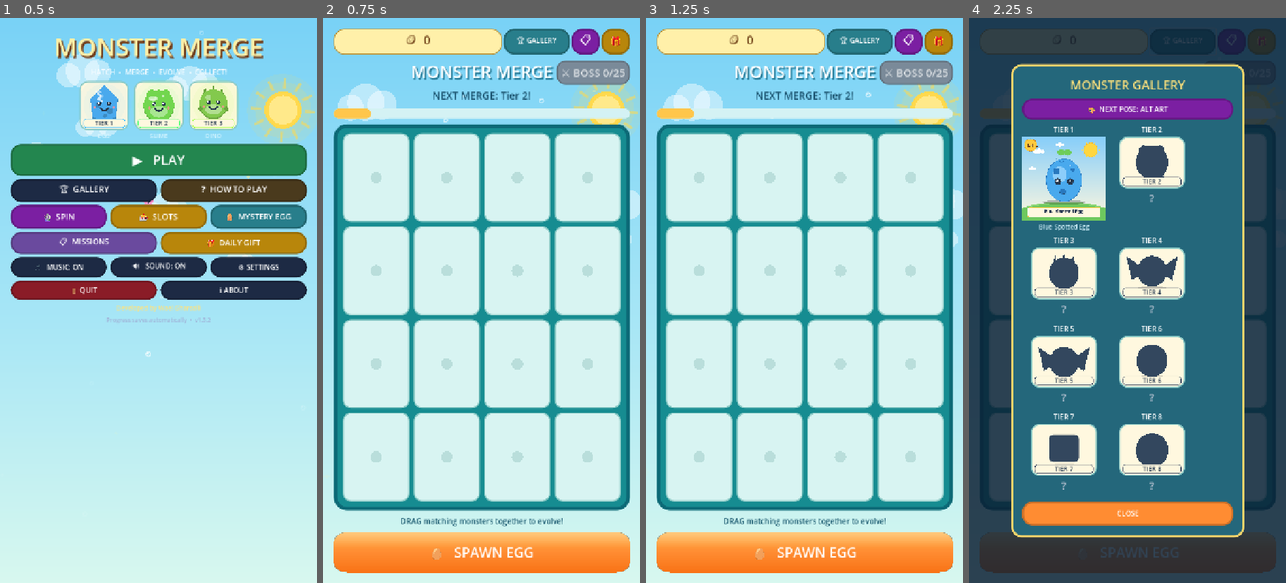
Above: before the commit, frames 1-4 (left to right).
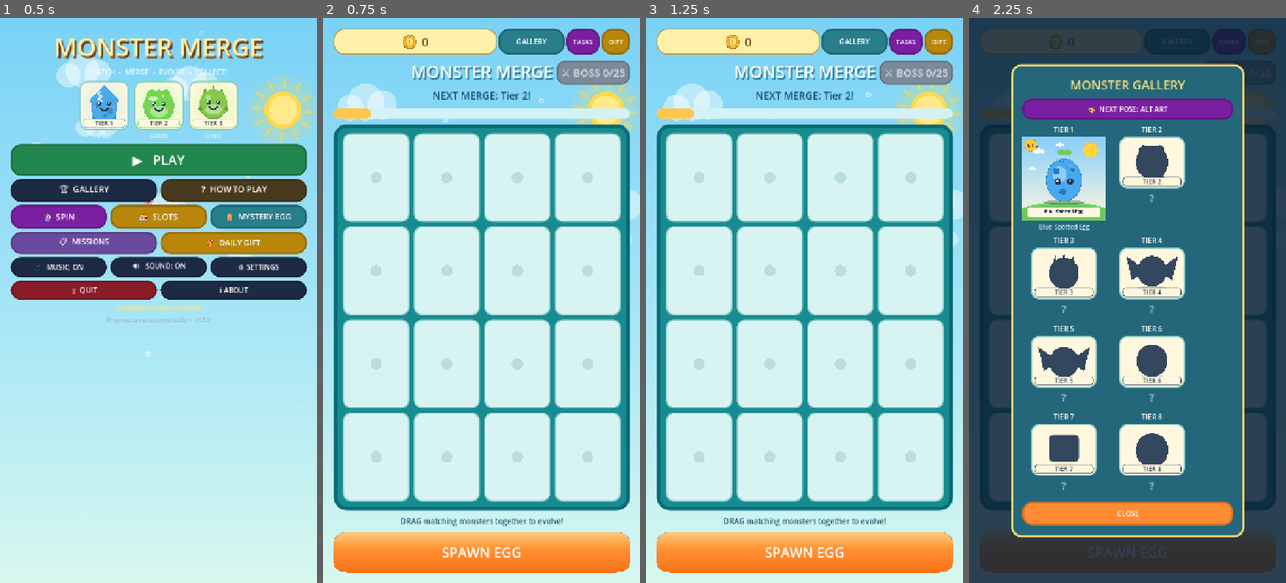
Above: after the commit, the same moments.

Repository: Gass-OS/Monster-Merge
Game: Godot game, scene res://scenes/Main.tscn
Same seed, same stepped clock (60 frames per second), same inputs: the game is played once before the commit and once after it.
Inputs (mouse positions are in pixels of both pictures, inside the frame that each line leads up to):
- Up to frame 1 (0.5 s): no input
- Up to frame 2 (0.75 s): click "▶ PLAY" at 0.5 s
- Up to frame 3 (1.25 s): no input
- Up to frame 4 (2.25 s): click "🏆 GALLERY" (after the commit: "GALLERY") at 1.25 s; click (1228, 40) at 2 s, where only the run after the commit has a clickable "TASKS"

Frame 1 is identical in both runs. In frame 2, 1.1% of the frame differs, in the area x 25-95%, y 1-96%; in frame 3, 1.1%; in frame 4, 0.3%.

Commit message:
Add Shadow Night theme, PNG art support, drawn coin icon

Diff:
--- /dev/null
+++ b/scripts/art_loader.gd
@@ -0,0 +1,26 @@
+extends RefCounted
+class_name ArtLoader
+
+## Optional PNG art. If a file is missing the game falls back to the
+## procedural (code-drawn) art, so the build never breaks.
+##   res://art/monsters/tier_1.png ... tier_8.png
+##   res://art/bosses/boss_1.png ... boss_5.png
+
+static var _cache: Dictionary = {}
+
+static func monster(tier: int) -> Texture2D:
+	return _load("res://art/monsters/tier_%d.png" % tier)
+
+static func boss(level: int) -> Texture2D:
+	return _load("res://art/bosses/boss_%d.png" % (((level - 1) % 5) + 1))
+
+static func _load(path: String) -> Texture2D:
+	if _cache.has(path):
+		return _cache[path]
+	var tex: Texture2D = null
+	if ResourceLoader.exists(path):
+		var res = load(path)
+		if res is Texture2D:
+			tex = res
+	_cache[path] = tex
+	return tex
--- a/scripts/background_fx.gd
+++ b/scripts/background_fx.gd
@@ -23,7 +23,7 @@
 ##   a hot-air balloon drifting across the sky (loops), 2-3 butterflies
 ##   fluttering on sine paths. Both run in every theme.
 
-const THEME_NAMES := ["sunny", "sunset", "night", "candy"]
+const THEME_NAMES := ["sunny", "sunset", "night", "candy", "shadow"]
 
 var current_theme: String = "sunny"
 
@@ -43,6 +43,7 @@
 var _sparkle_color := Color(1.0, 0.95, 0.6)
 var _accent := Color("#168c91")
 var _is_night := false
+var _is_shadow := false
 # Attractions.
 var _balloon := {"pos": Vector2(-90.0, 170.0), "speed": 11.0}
 var _butterflies: Array = []
@@ -97,6 +98,7 @@
 
 func _apply_palette(name: String) -> void:
 	_is_night = false
+	_is_shadow = false
 	match name:
 		"sunset":
 			_sky_top = Color("#ff8c5a")
@@ -121,6 +123,19 @@
 			_cloud_color = Color(0.56, 0.69, 0.88, 0.28)
 			_sparkle_color = Color(1.0, 0.95, 0.6)
 			_accent = Color("#3b6fd4")
+		"shadow":
+			# Dark-fantasy night: near-black sky, blood moon, fog, rising embers.
+			_is_shadow = true
+			_sky_top = Color("#04050b")
+			_sky_mid = Color("#0f1a35")
+			_sky_bottom = Color("#220d18")
+			_sun_color = Color("#e9d7d0")
+			_sun_core = Color("#f3e6e0")
+			_sun_pos = Vector2(642.0, 208.0)
+			_sun_radius = 40.0
+			_cloud_color = Color(0.45, 0.52, 0.75, 0.07)
+			_sparkle_color = Color(1.0, 0.55, 0.2)
+			_accent = Color("#7a5a22")
 		"candy":
 			_sky_top = Color("#ffb3e6")
 			_sky_mid = Color("#d9a7ff")
@@ -207,6 +222,12 @@
 func _draw() -> void:
 	if _gradient != null:
 		draw_texture_rect(_gradient, Rect2(Vector2.ZERO, size), false)
+	if _is_shadow:
+		_draw_shadow_moon()
+		_draw_clouds()
+		_draw_sparkles()
+		_draw_vignette()
+		return
 	if _is_night:
 		_draw_moon()
 	else:
@@ -247,6 +268,34 @@
 	draw_circle(c + Vector2(-r * 0.55, r * 0.25), r * 0.12, Color(1.0, 0.6, 0.65, 0.6))
 	draw_circle(c + Vector2(r * 0.55, r * 0.25), r * 0.12, Color(1.0, 0.6, 0.65, 0.6))
 
+func _draw_shadow_moon() -> void:
+	# Blood moon with a slow pulsing halo, same spot as the sun.
+	var c := Vector2(size.x - 78.0, _sun_pos.y)
+	var r := _sun_radius
+	var pulse := 0.02 * sin(_time * 1.2)
+	draw_circle(c, r * 2.6, Color(0.85, 0.15, 0.2, 0.06 + pulse))
+	draw_circle(c, r * 1.95, Color(0.9, 0.3, 0.3, 0.09 + pulse))
+	draw_circle(c, r * 1.45, Color(0.95, 0.5, 0.45, 0.12))
+	draw_circle(c, r, _sun_color)
+	draw_circle(c + Vector2(-r * 0.28, -r * 0.2), r * 0.21, Color("#cdb7b3"))
+	draw_circle(c + Vector2(r * 0.3, r * 0.25), r * 0.15, Color("#cdb7b3"))
+	draw_circle(c + Vector2(r * 0.15, -r * 0.38), r * 0.1, Color("#d8c3be"))
+
+func _draw_vignette() -> void:
+	var w := size.x
+	var h := size.y
+	var d := 200.0
+	var dark := Color(0, 0, 0, 0.7)
+	var clear := Color(0, 0, 0, 0)
+	draw_polygon(PackedVector2Array([Vector2(0, 0), Vector2(w, 0), Vector2(w, d), Vector2(0, d)]),
+		PackedColorArray([dark, dark, clear, clear]))
+	draw_polygon(PackedVector2Array([Vector2(0, h - d), Vector2(w, h - d), Vector2(w, h), Vector2(0, h)]),
+		PackedColorArray([clear, clear, dark, dark]))
+	draw_polygon(PackedVector2Array([Vector2(0, 0), Vector2(d, 0), Vector2(d, h), Vector2(0, h)]),
+		PackedColorArray([dark, clear, clear, dark]))
+	draw_polygon(PackedVector2Array([Vector2(w - d, 0), Vector2(w, 0), Vector2(w, h), Vector2(w - d, h)]),
+		PackedColorArray([clear, dark, dark, clear]))
+
 func _draw_clouds() -> void:
 	for cloud in _clouds:
 		var pos: Vector2 = cloud["pos"]
@@ -305,7 +354,15 @@
 		var alpha := 0.35 + 0.3 * sin(_time * 2.0 + float(sp["phase"]))
 		var pos := Vector2(base.x + sin(_time * 0.8 + float(sp["phase"])) * float(sp["sway"]), base.y)
 		var r: float = sp["size"]
-		if _is_night:
+		if _is_shadow:
+			# Dim stars; the rest are orange embers rising off the ground.
+			if bool(sp["star"]):
+				_draw_star(pos, r * 1.2, Color(0.8, 0.88, 1.0, alpha * 0.8))
+			else:
+				var flicker := 0.5 + 0.5 * sin(_time * 5.0 + float(sp["phase"]))
+				draw_circle(pos, r * 2.4, Color(1.0, 0.4, 0.1, 0.07 + 0.05 * flicker))
+				draw_circle(pos, r * 0.8, Color(1.0, 0.55 + 0.25 * flicker, 0.18, 0.5 + 0.4 * flicker))
+		elif _is_night:
 			# Stars twinkle; the rest are warm fireflies glowing softly.
 			if bool(sp["star"]):
 				_draw_star(pos, r * 1.6, Color(1.0, 0.98, 0.8, alpha + 0.25))
--- /dev/null
+++ b/scripts/coin_icon.gd
@@ -0,0 +1,20 @@
+extends Control
+class_name CoinIcon
+
+## Drawn gold coin (emoji do not render on many Android phones).
+
+func _ready() -> void:
+	mouse_filter = Control.MOUSE_FILTER_IGNORE
+	if custom_minimum_size == Vector2.ZERO:
+		custom_minimum_size = Vector2(32, 32)
+
+func _draw() -> void:
+	var c := size * 0.5
+	var r := minf(size.x, size.y) * 0.46
+	draw_circle(c + Vector2(0, r * 0.08), r, Color("#8a5410"))
+	draw_circle(c, r, Color("#c98716"))
+	draw_circle(c, r * 0.86, Color("#ffcf3d"))
+	draw_circle(c, r * 0.62, Color("#ffe27b"))
+	draw_arc(c, r * 0.62, 0.0, TAU, 24, Color("#d99a1e"), maxf(1.5, r * 0.08), true)
+	draw_rect(Rect2(c + Vector2(-r * 0.07, -r * 0.34), Vector2(r * 0.14, r * 0.68)), Color("#c98716"))
+	draw_circle(c + Vector2(-r * 0.4, -r * 0.45), r * 0.12, Color(1, 1, 1, 0.55))
--- a/scripts/monster_tile.gd
+++ b/scripts/monster_tile.gd
@@ -20,6 +20,9 @@
 	Color("#ffcc33"), Color("#7ff6ff"), Color("#5ad0ff"), Color("#c06bff")
 ]
 
+# Shadow (dark-fantasy) theme switch, set by the UI manager on theme change.
+static var shadow_theme: bool = false
+var _shadow_acc: float = 0.0
 var tile_index: int = -1
 var tier: int = 0
 var silhouette_mode: bool = false
@@ -67,7 +70,14 @@
 	# Idle bob + blink need a redraw while a monster is shown; empty tiles
 	# and highlight-only frames are the only ones that can skip it.
 	if tier > 0:
-		queue_redraw()
+		if shadow_theme:
+			# The rim-light passes are heavier: redraw the dark theme at 20 fps.
+			_shadow_acc += delta
+			if _shadow_acc >= 0.05:
+				_shadow_acc = 0.0
+				queue_redraw()
+		else:
+			queue_redraw()
 	elif _selected or _match_highlight or _drop_highlight:
 		queue_redraw()
 
@@ -206,39 +216,73 @@
 	var rect := Rect2(Vector2.ZERO, size)
 	var was_sil := silhouette_mode
 	var gc := _glow_color()
+	var dark := shadow_theme
 	var panel := StyleBoxFlat.new()
-	panel.bg_color = Color("#d8f4f2") if tier == 0 else Color("#fff8df")
-	panel.border_color = Color("#8ac9c5")
+	if dark:
+		panel.bg_color = Color("#0b0f17") if tier == 0 else Color("#121826")
+		panel.border_color = Color("#222b3d") if tier == 0 else gc.darkened(0.35)
+		if tier > 0 and not was_sil:
+			panel.shadow_color = Color(gc, 0.28)
+			panel.shadow_size = 7
+	else:
+		panel.bg_color = Color("#d8f4f2") if tier == 0 else Color("#fff8df")
+		panel.border_color = Color("#8ac9c5")
 	panel.set_border_width_all(3)
 	panel.set_corner_radius_all(18)
 	draw_style_box(panel, rect)
 	if tier == 0:
-		draw_circle(size * 0.5, 13.0, Color("#b9dedb"))
+		draw_circle(size * 0.5, 13.0, Color("#2a3550") if dark else Color("#b9dedb"))
 		_draw_highlights(gc)
 		return
 	var center := Vector2(size.x * 0.5, size.y * 0.47 + _bob_offset())
 	var s := minf(size.x, size.y) * 0.31
-	# Soft coloured aura behind the creature (kept from v2, subtle and light).
+	# Soft coloured aura behind the creature.
 	if not was_sil:
 		for i in range(4):
 			draw_circle(center, s * (1.75 - float(i) * 0.38), Color(gc, 0.045 + 0.008 * float(tier)))
-	# Soft ground shadow (kept from v2, lightened for the bright theme).
+	# Soft ground shadow (stronger on the dark theme).
 	draw_set_transform(center + Vector2(0, s * 1.2), 0.0, Vector2(1.0, 0.28))
-	draw_circle(Vector2.ZERO, s, Color(0, 0, 0, 0.15))
+	draw_circle(Vector2.ZERO, s, Color(0, 0, 0, 0.55 if dark else 0.15))
 	draw_set_transform(Vector2.ZERO, 0.0, Vector2.ONE)
-	var body_color: Color = SILHOUETTE_COLOR if was_sil else PALETTE[tier - 1]
-	_draw_creature(center, body_color)
-	# Tier plate (kept from v2, recolored bright: cream plate, glow border,
-	# dark navy text).
+	var tex := ArtLoader.monster(tier)
+	if tex != null:
+		_draw_art(tex, center, gc, was_sil)
+	elif dark and not was_sil:
+		# Rim light: flat glow-coloured silhouettes first, then the dark body.
+		silhouette_mode = true
+		_draw_creature(center + Vector2(-3.0, -3.0), Color(gc, 0.95))
+		_draw_creature(center + Vector2(2.5, 3.0), Color(gc.darkened(0.45), 0.55))
+		silhouette_mode = false
+		var dark_body: Color = PALETTE[tier - 1].darkened(0.55)
+		_draw_creature(center, dark_body)
+	else:
+		var body_color: Color = SILHOUETTE_COLOR if was_sil else PALETTE[tier - 1]
+		_draw_creature(center, body_color)
+	# Tier plate.
 	var font := ThemeDB.fallback_font
 	var plate := StyleBoxFlat.new()
-	plate.bg_color = Color("#fff8df")
-	plate.border_color = gc
+	plate.bg_color = Color("#080b12") if dark else Color("#fff8df")
+	plate.border_color = gc.darkened(0.3) if dark else gc
 	plate.set_border_width_all(1)
 	plate.set_corner_radius_all(6)
 	draw_style_box(plate, Rect2(8, size.y - 26, size.x - 16, 20))
-	draw_string(font, Vector2(8, size.y - 11), "TIER %d" % tier, HORIZONTAL_ALIGNMENT_CENTER, size.x - 16, 14, Color("#273b52"))
+	var plate_text: Color = gc.lightened(0.25) if dark else Color("#273b52")
+	draw_string(font, Vector2(8, size.y - 11), "TIER %d" % tier, HORIZONTAL_ALIGNMENT_CENTER, size.x - 16, 14, plate_text)
 	_draw_highlights(gc)
+
+## Real PNG art (res://art/monsters/tier_N.png). Falls back to the drawn
+## creature when the file is missing, see ArtLoader.
+func _draw_art(tex: Texture2D, center: Vector2, gc: Color, was_sil: bool) -> void:
+	var ts := tex.get_size()
+	var sc := (minf(size.x, size.y) * 0.8) / maxf(ts.x, ts.y)
+	var dst := ts * sc
+	var art_rect := Rect2(center - dst * 0.5, dst)
+	if was_sil:
+		draw_texture_rect(tex, art_rect, false, SILHOUETTE_COLOR)
+		return
+	if shadow_theme:
+		draw_texture_rect(tex, Rect2(art_rect.position + Vector2(-2.5, -2.5), dst), false, Color(gc, 0.75))
+	draw_texture_rect(tex, art_rect, false, Color.WHITE)
 
 func _draw_highlights(gc: Color) -> void:
 	# Bright cartoon rings for tap-to-merge, drawn on top so they stay
@@ -322,6 +366,8 @@
 		return
 	if tier == 7:
 		_robo_face(c, s)
+	elif shadow_theme:
+		_shadow_face(c, s)
 	else:
 		_face(c, s)
 
@@ -359,6 +405,22 @@
 	# Smile.
 	draw_arc(c + Vector2(0, s * 0.1), s * 0.28, 0.25, PI - 0.25, 16, FACE_COLOR, 3.0)
 
+func _shadow_face(c: Vector2, s: float) -> void:
+	# Menacing glowing eyes and a stern mouth for the dark theme.
+	var gc := _glow_color()
+	var er := maxf(3.5, s * 0.12)
+	var eye_l := c + Vector2(-s * 0.32, -s * 0.08)
+	var eye_r := c + Vector2(s * 0.32, -s * 0.08)
+	for e: Vector2 in [eye_l, eye_r]:
+		if _blinking:
+			draw_line(e + Vector2(-er, 0), e + Vector2(er, 0), gc, 3.0, true)
+		else:
+			draw_circle(e, er * 2.4, Color(gc, 0.16))
+			draw_circle(e, er * 1.6, Color(gc, 0.35))
+			draw_circle(e, er, gc.lightened(0.3))
+			draw_circle(e, er * 0.45, Color.WHITE)
+	draw_line(c + Vector2(-s * 0.2, s * 0.3), c + Vector2(s * 0.2, s * 0.3), Color(0, 0, 0, 0.6), 3.0, true)
+
 func _sparkle(pos: Vector2, r: float, col: Color) -> void:
 	var pts := PackedVector2Array([
 		pos + Vector2(0, -r), pos + Vector2(r * 0.28, -r * 0.28),
--- a/scripts/settings_manager.gd
+++ b/scripts/settings_manager.gd
@@ -18,12 +18,13 @@
 
 const SAVE_PATH := "user://monster_merge_save.json"
 
-const THEMES := ["sunny", "sunset", "night", "candy"]
+const THEMES := ["sunny", "sunset", "night", "candy", "shadow"]
 const THEME_NAMES := {
 	"sunny": "Sunny Day",
 	"sunset": "Sunset",
 	"night": "Starry Night",
 	"candy": "Candy Land",
+	"shadow": "Shadow Night",
 }
 
 ## v1.3 integration: emitted whenever the theme changes (settings panel,
--- a/scripts/ui_manager.gd
+++ b/scripts/ui_manager.gd
@@ -26,6 +26,8 @@
 var _gift_button: Button
 # --- v1.3 integration: theme + gallery pose toggle --------------------------
 var _bg: BackgroundFX = null
+var _title_label: Label = null
+var _hint_label: Label = null
 var _gallery_show_alt: bool = false
 var _board_shake: Tween
 var _margin_shake: Tween
@@ -64,14 +66,21 @@
 	coin_panel = _panel(Color("#fff0a9"), 22)
 	coin_panel.size_flags_horizontal = Control.SIZE_EXPAND_FILL
 	top.add_child(coin_panel)
+	var coin_row := HBoxContainer.new()
+	coin_row.alignment = BoxContainer.ALIGNMENT_CENTER
+	coin_row.add_theme_constant_override("separation", 10)
+	coin_panel.add_child(coin_row)
+	var coin_icon := CoinIcon.new()
+	coin_icon.custom_minimum_size = Vector2(34, 34)
+	coin_row.add_child(coin_icon)
 	coin_label = Label.new()
-	coin_label.text = "🪙  0"
+	coin_label.text = "0"
 	coin_label.add_theme_font_size_override("font_size", 28)
 	coin_label.add_theme_color_override("font_color", Color("#714319"))
 	coin_label.horizontal_alignment = HORIZONTAL_ALIGNMENT_CENTER
-	coin_panel.add_child(coin_label)
+	coin_row.add_child(coin_label)
 	var gallery_button := Button.new()
-	gallery_button.text = "🏆 GALLERY"
+	gallery_button.text = "GALLERY"
 	gallery_button.custom_minimum_size = Vector2(150, 58)
 	_style_button(gallery_button, Color("#287e8b"))
 	gallery_button.pressed.connect(_show_gallery)
@@ -81,16 +90,16 @@
 	# _missions_button gets a ❗ badge when a reward is ready to claim;
 	# _gift_button shows ✓ once today's gift is claimed.
 	var missions_button := Button.new()
-	missions_button.text = "📋"
-	missions_button.custom_minimum_size = Vector2(64, 58)
-	missions_button.add_theme_font_size_override("font_size", 26)
+	missions_button.text = "TASKS"
+	missions_button.custom_minimum_size = Vector2(76, 58)
+	missions_button.add_theme_font_size_override("font_size", 15)
 	_style_button(missions_button, Color("#7b1fa2"))
 	top.add_child(missions_button)
 	_missions_button = missions_button
 	var gift_button := Button.new()
-	gift_button.text = "🎁"
+	gift_button.text = "GIFT"
 	gift_button.custom_minimum_size = Vector2(64, 58)
-	gift_button.add_theme_font_size_override("font_size", 26)
+	gift_button.add_theme_font_size_override("font_size", 15)
 	_style_button(gift_button, Color("#b8860b"))
 	top.add_child(gift_button)
 	_gift_button = gift_button
@@ -103,6 +112,7 @@
 	title.add_theme_color_override("font_shadow_color", Color("#287d9a"))
 	title.add_theme_constant_override("shadow_offset_x", 3)
 	title.add_theme_constant_override("shadow_offset_y", 4)
+	_title_label = title
 	layout.add_child(title)
 	next_label = Label.new()
 	next_label.horizontal_alignment = HORIZONTAL_ALIGNMENT_CENTER
@@ -139,9 +149,10 @@
 	hint.horizontal_alignment = HORIZONTAL_ALIGNMENT_CENTER
 	hint.add_theme_font_size_override("font_size", 17)
 	hint.add_theme_color_override("font_color", Color("#15556c"))
+	_hint_label = hint
 	layout.add_child(hint)
 	spawn_button = Button.new()
-	spawn_button.text = "🥚   SPAWN EGG"
+	spawn_button.text = "SPAWN EGG"
 	spawn_button.custom_minimum_size = Vector2(0, 92)
 	spawn_button.add_theme_font_size_override("font_size", 31)
 	_style_glossy_button(spawn_button)
@@ -156,6 +167,34 @@
 func apply_theme(theme_id: String) -> void:
 	if _bg != null:
 		_bg.apply_theme(theme_id)
+	MonsterTile.shadow_theme = (theme_id == "shadow")
+	_restyle_for_theme()
+
+## Restyles the persistent HUD for the dark "shadow" theme or back to bright.
+func _restyle_for_theme() -> void:
+	var dark := MonsterTile.shadow_theme
+	if coin_panel != null:
+		coin_panel.add_theme_stylebox_override("panel", _flat_style(Color("#121826") if dark else Color("#fff0a9"), 22, Color("#b8923a"), 2))
+	if coin_label != null:
+		coin_label.add_theme_color_override("font_color", Color("#ffd36b") if dark else Color("#714319"))
+	if _title_label != null:
+		_title_label.add_theme_color_override("font_color", Color("#f1e7c8") if dark else Color("#ffffff"))
+		_title_label.add_theme_color_override("font_shadow_color", Color("#8a1422") if dark else Color("#287d9a"))
+	if next_label != null:
+		next_label.add_theme_color_override("font_color", Color("#9fb4d8") if dark else Color("#164d69"))
+	if progress != null:
+		progress.add_theme_stylebox_override("background", _flat_style(Color("#10141f") if dark else Color("#d4f2f4"), 12, Color("#232c3d") if dark else Color.TRANSPARENT, 2 if dark else 0))
+		progress.add_theme_stylebox_override("fill", _flat_style(Color("#e8a93a") if dark else Color("#ffc64b"), 12))
+	if board_panel != null:
+		if dark:
+			board_panel.add_theme_stylebox_override("panel", _flat_style(Color("#0b0f18"), 28, Color("#7a5a22"), 8))
+		else:
+			board_panel.add_theme_stylebox_override("panel", _flat_style(Color("#168c91"), 28, Color("#0c6976"), 8))
+	if _hint_label != null:
+		_hint_label.add_theme_color_override("font_color", Color("#7f8fae") if dark else Color("#15556c"))
+	if grid != null:
+		for tile in grid.tiles:
+			tile.queue_redraw()
 
 
 ## v1.3 integration: rainbow celebration on the board sky.
@@ -245,12 +284,12 @@
 		sm.call(method_name)
 
 func _update_coins(value: int) -> void:
-	coin_label.text = "🪙  %s" % _format_number(value)
+	coin_label.text = _format_number(value)
 
 func _update_hud() -> void:
 	if manager == null:
 		return
-	coin_label.text = "🪙  %s" % _format_number(manager.coins)
+	coin_label.text = _format_number(manager.coins)
 	next_label.text = manager.get_next_tier_text()
 	progress.value = manager.highest_unlocked
 
@@ -366,9 +405,9 @@
 	tw.tween_callback(f.queue_free)
 
 func _fly_coin(from: Vector2, to: Vector2, delay: float, is_last: bool) -> void:
-	var coin := Label.new()
-	coin.text = "🪙"
-	coin.add_theme_font_size_override("font_size", 30)
+	var coin := CoinIcon.new()
+	coin.custom_minimum_size = Vector2(40, 40)
+	coin.pivot_offset = Vector2(20, 20)
 	coin.position = from
 	coin.size = Vector2(40, 40)
 	coin.mouse_filter = Control.MOUSE_FILTER_IGNORE
@@ -637,9 +676,9 @@
 	if _missions_button == null or _gift_button == null:
 		return
 	if missions_manager == null:
-		_missions_button.text = "📋"
-		_gift_button.text = "🎁"
+		_missions_button.text = "TASKS"
+		_gift_button.text = "GIFT"
 		return
 	var badge := missions_manager.pending_badge_count()
-	_missions_button.text = "📋❗" if badge > 0 else "📋"
-	_gift_button.text = "🎁✓" if not missions_manager.gift_available_today() else "🎁"
+	_missions_button.text = "TASKS!" if badge > 0 else "TASKS"
+	_gift_button.text = "DONE" if not missions_manager.gift_available_today() else "GIFT"
